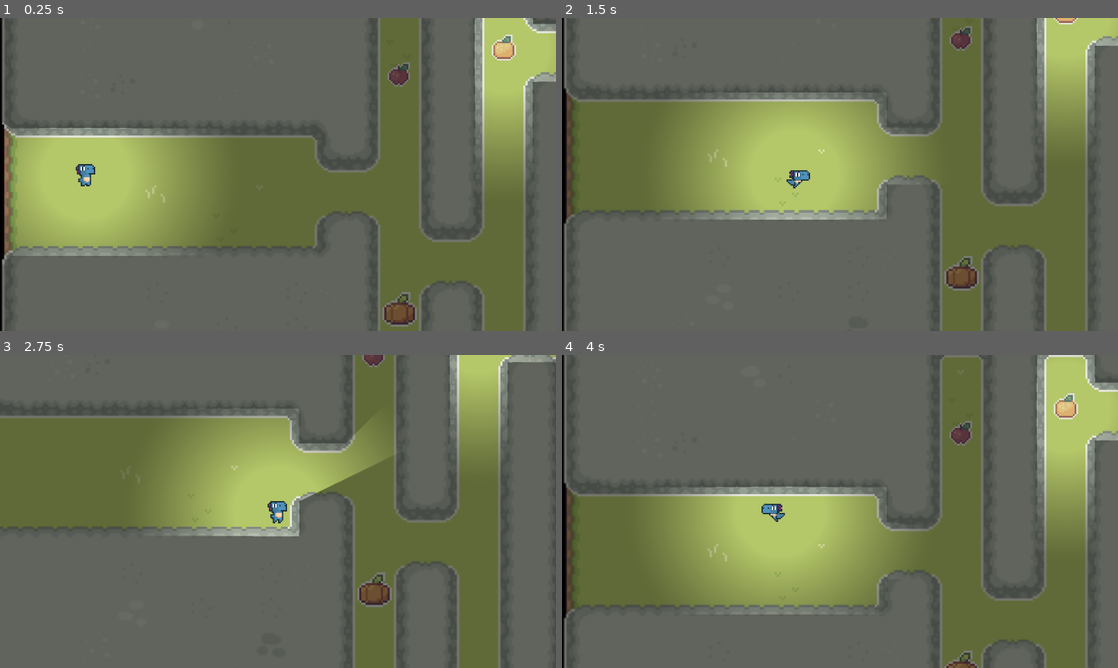
Above: before the commit, frames 1-4 (two rows, left to right).
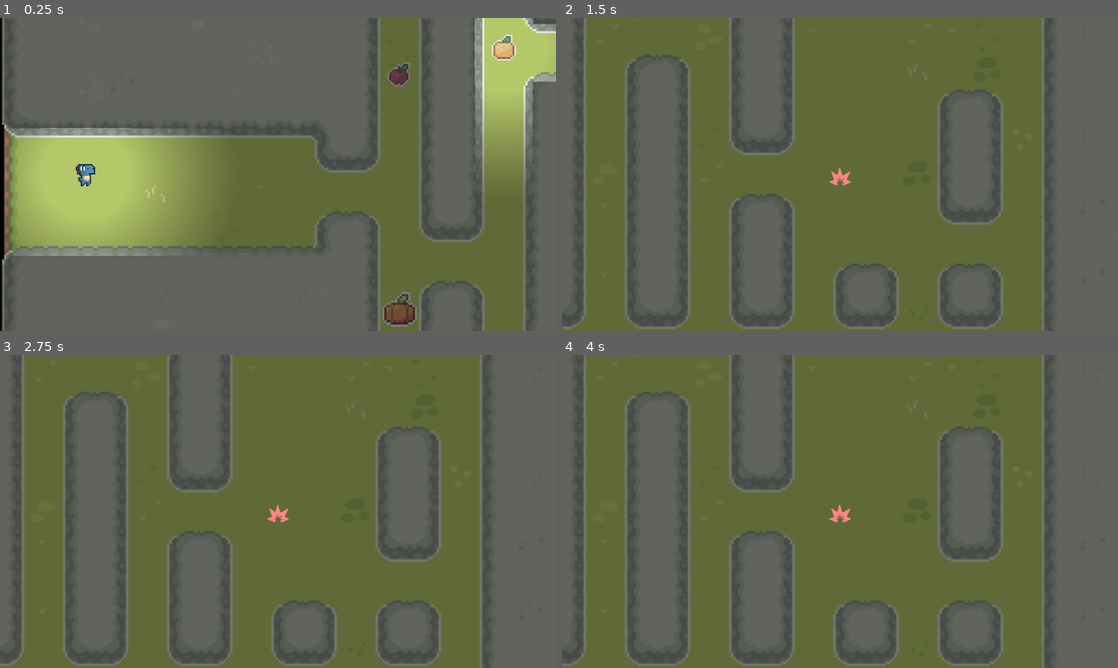
Above: after the commit, the same moments.

Repository: Max-Goad/infiltrate
Game: Godot game, scene res://scenes/test.tscn
Same seed, same stepped clock (60 frames per second), same inputs: the game is played once before the commit and once after it.
Inputs (mouse positions are in pixels of both pictures, inside the frame that each line leads up to):
- Up to frame 1 (0.25 s): no input
- Up to frame 2 (1.5 s): tap Enter at 0.5 s; move the mouse to (962, 158) at 0.52 s; hold Right (player_right) 0.53-1.28 s; tap 3 (player_action_3) at 0.6 s; click (962, 158) at 0.67 s; tap 4 (player_action_4) at 0.8, 1.35 s; move the mouse to (728, 190) at 1.27 s; hold Down (player_down) from 1.28 s (still down)
- Up to frame 3 (2.75 s): tap 3 (player_action_3) at 1.55 s; tap Space at 2 s; move the mouse to (333, 442) at 2.02 s; release Down (player_down) at 2.03 s; hold Right (player_right) from 2.03 s (still down); tap 1 (player_action_1) at 2.1 s; tap 4 (player_action_4) at 2.3 s
- Up to frame 4 (4 s): tap Enter at 2.75 s; move the mouse to (812, 574) at 2.77 s; release Right (player_right) at 2.78 s; hold Up (player_up) 2.78-3.53 s; tap 3 (player_action_3) at 2.85 s; click (812, 574) at 2.92 s; tap Space at 3.5 s; move the mouse to (1006, 558) at 3.52 s; hold Left (player_left) from 3.53 s (still down); tap 4 (player_action_4) at 3.6 s

The runs differ from the first frame. In frame 1, less than 0.1% of the frame differs, in the area x 14-17%, y 50-54%; in frame 2, 68%; in frame 3, 56%; in frame 4, 69%, in the area x 0-100%, y 0-100%.

Commit message:
Added CameraManager to handle multiple cameras (including switching between and modifying cameras)

Diff:
--- a/scenes/test.tscn
+++ b/scenes/test.tscn
@@ -7,6 +7,7 @@
 [ext_resource type="PackedScene" uid="uid://sh3yljpf73t7" path="res://scenes/map_renderer.tscn" id="2_23s2m"]
 [ext_resource type="Script" path="res://scripts/notification.gd" id="5_eoaov"]
 [ext_resource type="Script" path="res://scripts/multi_collision_raycast.gd" id="5_s0x0e"]
+[ext_resource type="Script" path="res://scripts/camera_manager.gd" id="5_ttkk7"]
 [ext_resource type="Script" path="res://scripts/components/light_component.gd" id="7_8fgcr"]
 [ext_resource type="Script" path="res://scripts/screen_bound_sprite.gd" id="7_bodxp"]
 [ext_resource type="Texture2D" uid="uid://bo7u6g7m8o4ju" path="res://resources/art/dino/sheets/DinoSprites - doux.png" id="8_2pwip"]
@@ -228,32 +229,42 @@
 scale = Vector2(4, 4)
 shape = SubResource("RectangleShape2D_d7vq2")
 
-[node name="Camera2D" type="Camera2D" parent="." node_paths=PackedStringArray("map", "follow")]
+[node name="Camera Manager" type="Node" parent="."]
+script = ExtResource("5_ttkk7")
+
+[node name="Player Camera" type="Camera2D" parent="Camera Manager" node_paths=PackedStringArray("map", "follow")]
+position = Vector2(640, 360)
 script = ExtResource("9_36oxv")
-map = NodePath("../Map")
-follow = NodePath("../Player")
-
-[node name="UVMapRenderer" parent="." node_paths=PackedStringArray("map", "camera", "lights", "occluders", "overlay_sprites") instance=ExtResource("2_23s2m")]
+map = NodePath("../../Map")
+follow = NodePath("../../Player")
+
+[node name="Test Camera" type="Camera2D" parent="Camera Manager" node_paths=PackedStringArray("map")]
+position = Vector2(1940, 760)
+script = ExtResource("9_36oxv")
+map = NodePath("../../Map")
+following = false
+
+[node name="UVMapRenderer" parent="." node_paths=PackedStringArray("map", "camera_manager", "lights", "occluders", "overlay_sprites") instance=ExtResource("2_23s2m")]
 texture_filter = 2
 map = NodePath("../Map")
-camera = NodePath("../Camera2D")
+camera_manager = NodePath("../Camera Manager")
 lights = [NodePath("../Player/LightComponent"), NodePath("../Test Static Light/LightComponent")]
 occluders = [NodePath("../Test Light Occluder/LightOccluder2D")]
 overlay_sprites = [NodePath("../Test Visible Object"), NodePath("../Test Light Occluder/Sprite")]
 show_editor_overlay = true
 
 [node name="Player" type="CharacterBody2D" parent="."]
-texture_filter = 1
 position = Vector2(198, 560)
 script = ExtResource("1_qruvv")
 
 [node name="Sprite" type="AnimatedSprite2D" parent="Player"]
-texture_filter = 1
+texture_filter = 3
 scale = Vector2(3, 3)
 sprite_frames = SubResource("SpriteFrames_6hhut")
-animation = &"idle"
+animation = &"run"
 autoplay = "idle"
-frame_progress = 0.921257
+frame = 3
+frame_progress = 0.691238
 metadata/_edit_lock_ = true
 
 [node name="CollisionShape2D" type="CollisionShape2D" parent="Player"]
@@ -289,5 +300,7 @@
 [node name="Noise Icon" type="Sprite2D" parent="Notification" node_paths=PackedStringArray("camera", "reference")]
 texture = ExtResource("13_gkv0c")
 script = ExtResource("7_bodxp")
-camera = NodePath("../../Camera2D")
+camera = NodePath("../../Camera Manager/Player Camera")
 reference = NodePath("../Sprite")
+
+[node name="UI" type="CanvasLayer" parent="."]
--- /dev/null
+++ b/scripts/camera_manager.gd
@@ -0,0 +1,53 @@
+class_name CameraManager extends Node
+
+#region Variables
+var cameras: Array[MapBoundedFollowCamera]
+#endregion
+
+#region Signals
+signal camera_added(camera)
+signal camera_changed(camera)
+signal camera_removed(camera)
+#endregion
+
+#region Engine Functions
+func _ready() -> void:
+	_collect_cameras()
+
+func _process(delta: float) -> void:
+	if Input.is_action_just_pressed("player_action_3"):
+		change_to_camera(cameras[0])
+	elif Input.is_action_just_pressed("player_action_4"):
+		change_to_camera(cameras[1])
+#endregion
+
+#region Public Functions
+func current() -> MapBoundedFollowCamera:
+	for camera in cameras:
+		if camera.is_current():
+			return camera
+	assert(false, "couldn't find current camera")
+	return cameras[0]
+
+func add_camera(camera: MapBoundedFollowCamera):
+	cameras.push_back(camera)
+	camera_added.emit(camera)
+
+func remove_camera(camera: MapBoundedFollowCamera):
+	assert(camera in cameras)
+	cameras.erase(camera)
+	camera_removed.emit(camera)
+
+func change_to_camera(camera: MapBoundedFollowCamera):
+	assert(camera in cameras)
+	if not camera.is_current():
+		camera.make_current()
+		camera_changed.emit(camera)
+#endregion
+
+#region Private Functions
+func _collect_cameras():
+	for child in get_children():
+		if child is MapBoundedFollowCamera:
+			cameras.push_back(child)
+#endregion
--- a/scripts/map_bounded_follow_camera.gd
+++ b/scripts/map_bounded_follow_camera.gd
@@ -15,7 +15,7 @@
 #region Engine Functions
 func _ready() -> void:
 	assert(map)
-	assert(follow)
+	assert(not following or follow)
 	self.ignore_rotation = false
 	_update_bound()
 
@@ -23,13 +23,13 @@
 
 func _process(_delta: float) -> void:
 	if following:
-		var scene_camera = get_viewport().get_camera_2d()
 		if _rotation_changed():
 			_update_rotation()
 			_update_bound()
-		scene_camera.position = follow.position
+		position = follow.position
 		force_update_scroll()
 		#force_update_transform()
+
 #endregion
 
 #region Public Functions
--- a/scripts/player.gd
+++ b/scripts/player.gd
@@ -16,6 +16,7 @@
 
 func _process(_delta: float) -> void:
 	_process_acceleration()
+	_process_input()
 	_process_animation()
 	_process_deceleration()
 #endregion
@@ -33,6 +34,9 @@
 func _process_deceleration():
 	movement.decelerate()
 
+func _process_input():
+	pass
+
 func _process_animation():
 	if movement.moving():
 		sprite.play("run")
--- a/scripts/uv_map_renderer.gd
+++ b/scripts/uv_map_renderer.gd
@@ -5,7 +5,14 @@
 
 #region Variables
 @export var map: Map
-@export var camera: MapBoundedFollowCamera
+@export var camera_manager: CameraManager
+
+## Mappings of original cameras to their UVMap counterparts.
+## Stored as a dict of { CameraID : UVMapCamera }.
+## This allows us to be able to quickly identify and switch
+## all cameras to the proper ones when a switch occurs.
+var overlay_cameras: Dictionary
+var mask_cameras: Dictionary
 
 ## The sprite used to display the final mask to the screen
 @onready var render: Sprite2D = $Render
@@ -58,13 +65,18 @@
 	if Engine.is_editor_hint():
 		return
 
-	assert(map and camera)
+	assert(map and camera_manager)
 
-	overlay.add_child(UVMapCamera.new(camera))
-	mask.add_child(UVMapCamera.new(camera))
+	camera_manager.camera_added.connect(_add_camera)
+	camera_manager.camera_removed.connect(_remove_camera)
+	camera_manager.camera_changed.connect(_change_camera)
+	for camera in camera_manager.cameras:
+		_add_camera(camera)
+
 	for ref_layer in map.layers:
 		overlay.add_child(as_overlay(UVMapLayer.new(ref_layer)))
 		mask.add_child(as_mask(UVMapLayer.new(ref_layer)))
+
 	for ref_comp in lights:
 		# Only add the lights to the mask; the actual lights will exist in the real map
 		mask.add_child(UVMapLight.generate(ref_comp))
@@ -76,15 +88,16 @@
 	for occluder in occluders:
 		mask.add_child(as_mask(occluder.duplicate()))
 
-	render.offset = camera.window_center()
-	mask_debug_display.offset = camera.window_center()
+	_update_render_positions()
 	mask_debug_display.visible = show_debug_display
 	self.show()
 
 func _process(_delta: float) -> void:
 	if Engine.is_editor_hint():
 		return
-	self.global_position = camera.global_top_left()
+	self.global_position = camera_manager.current().global_top_left()
+
+	_update_render_positions()
 #endregion
 
 #region Public Functions
@@ -98,6 +111,14 @@
 #endregion
 
 #region Private Functions
+func _update_render_positions():
+	var current_camera = camera_manager.current()
+	overlay.size = Vector2(get_window().size) / current_camera.zoom
+	mask.size = Vector2(get_window().size) / current_camera.zoom
+	render.offset = current_camera.window_center()
+	mask_debug_display.offset = current_camera.window_center()
+	current_camera.force_update_scroll()
+
 func _update_editor_overlay():
 	if not Engine.is_editor_hint() or not map or not show_editor_overlay:
 		if editor_overlay:
@@ -108,4 +129,29 @@
 	editor_overlay.set_size(map.get_final_size())
 	editor_overlay.color = Color(Color.BLACK, 1.0-overlay_brightness)
 	editor_overlay.show()
+
+func _add_camera(camera: MapBoundedFollowCamera):
+	var overlay_camera = UVMapCamera.new(camera)
+	overlay_cameras[camera.get_instance_id()] = overlay_camera
+	overlay.add_child(overlay_camera)
+	var mask_camera = UVMapCamera.new(camera)
+	mask_cameras[camera.get_instance_id()] = mask_camera
+	mask.add_child(mask_camera)
+
+func _remove_camera(camera: MapBoundedFollowCamera):
+	var id = camera.get_instance_id()
+	assert(id in overlay_cameras)
+	assert(id in mask_cameras)
+	overlay_cameras[id].queue_free()
+	mask_cameras[id].queue_free()
+	overlay_cameras.erase(id)
+	mask_cameras.erase(id)
+
+func _change_camera(camera: MapBoundedFollowCamera):
+	var id = camera.get_instance_id()
+	assert(id in overlay_cameras)
+	assert(id in mask_cameras)
+	overlay_cameras[id].make_current()
+	mask_cameras[id].make_current()
+	_update_render_positions()
 #endregion
Not shown: 1 places in scenes/test.tscn that only renumber resources
